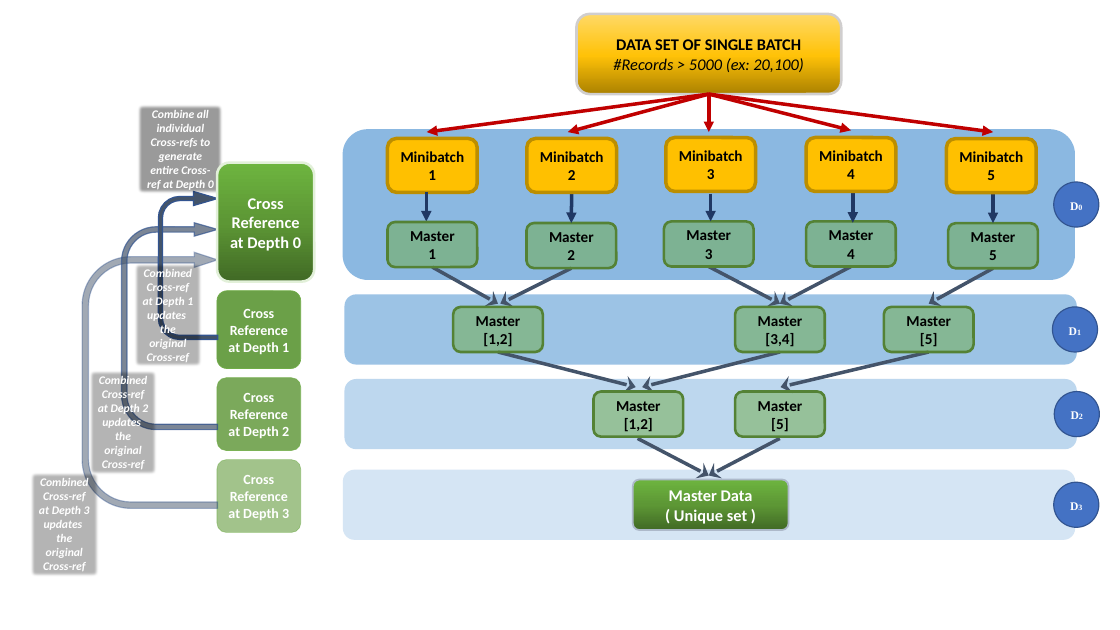
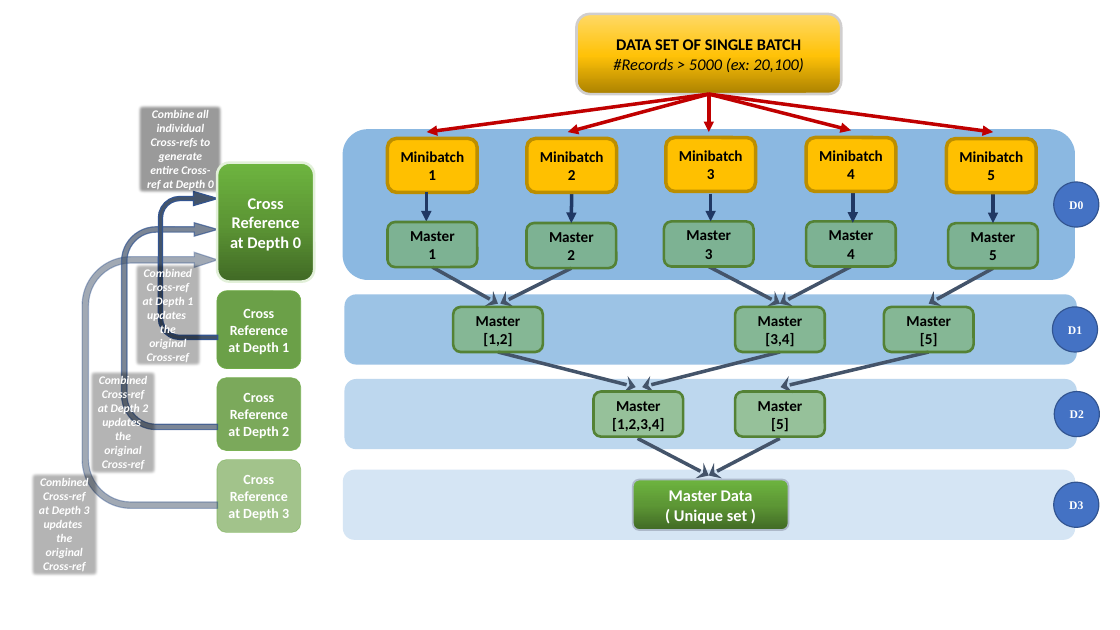
Before and after one commit to vikrantdeshpande09876/Masterize_Hospital_Entities, a slide deck: slide 1 of Documentation/Research_Paper_Work/Recursive_Diagram.pptx. Drawn at 1120x630 pixels with LibreOffice and Linux fonts; fonts in the diff are those of the drawing. Boxes give left, top, right and bottom in pixels: in the first picture for what was removed or moved away, otherwise in the second. Text is boxed around its words. In the diff, an @@ line names an element or a change of style, - is before the commit and + after.

```diff
--- a/Documentation/Research_Paper_Work/Recursive_Diagram.pptx
+++ b/Documentation/Research_Paper_Work/Recursive_Diagram.pptx
@@ ellipse "D0" at box(1054, 182, 1099, 228): size 12 to 10 pt, now on the baseline in "D0" @@
@@ ellipse "D1" at box(1053, 307, 1098, 352): size 12 to 10 pt, now on the baseline in "D1" @@
@@ text in rounded rectangle at box(612, 418, 664, 432): text changed @@
-[1,2]
+[1,2,3,4]
@@ ellipse "D2" at box(1054, 392, 1100, 437): size 12 to 10 pt, now on the baseline in "D2" @@
@@ ellipse "D3" at box(1054, 482, 1099, 528): size 12 to 10 pt, now on the baseline in "D3" @@
```
Also in this commit, not shown: 16 other files.
